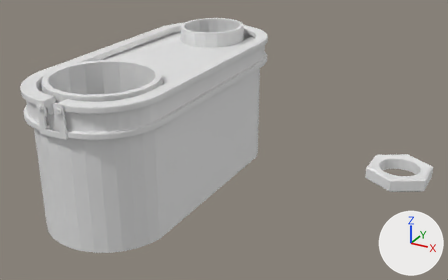
Before and after pictures for a commit that changed the Blender file assets/Placeholders/models/smokestackdouble.blend.
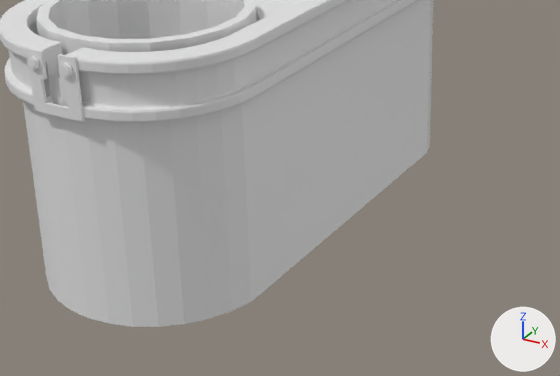
There are two pictures of each version: one whole from a 50 mm lens placed at (14.66, -17.27, 10.47), pointed at (3.43, 3.15, 0.26), one close up on the part from 5% to 74% of the width and 26% to 100% of the height. The axes (+X, +Y, +Z) are drawn at lower right. The lights are the same throughout.
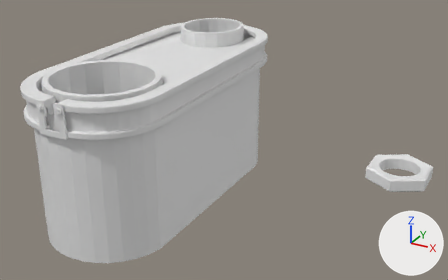
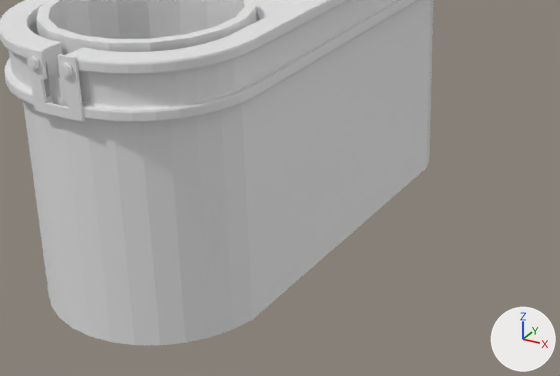
Where the newer file only moved an object's origin or applied its transform, the numbers keep the older frame.

Where the change shows, as pixel boxes (x1, y1, x2, y2) in the close-ups (560 x 376 px):
'Cylinder', reshaped
    before: (23, 0, 433, 327)
    after: (23, 0, 433, 345)

What changed in the scene script:
```text
Change me_cylinder:
    where me_cylinder.from_pydata(...)  # 60 vertices, 30 faces; spans x -0.98..0.98, y -1.0..3.77, z -1.0..1.0
    used by ob_cylinder; location = (0.0, 0.0, 0.0); scale = (2.68, 2.68, 2.68)
    verts and faces of me_cylinder; kept vertices keep their numbers, new ones are numbered from 60
    before: 0 (0.0, 3.77, -1.0), 2 (0.2, 3.75, -1.0), 4 (0.38, 3.69, -1.0), 6 (0.56, 3.6, -1.0), 8 (0.71, 3.48, -1.0)
    before: 10 (0.83, 3.32, -1.0) at pixel (429, 137), 12 (0.92, 3.15, -1.0) at pixel (429, 145), 14 (0.98, 2.96, -1.0) at pixel (426, 152), 16 (0.98, -0.2, -1.0) at pixel (251, 301), 18 (0.92, -0.38, -1.0) at pixel (232, 311)
    before: 20 (0.83, -0.56, -1.0) at pixel (209, 318), 22 (0.71, -0.71, -1.0) at pixel (184, 323), 24 (0.56, -0.83, -1.0) at pixel (158, 326), 26 (0.38, -0.92, -1.0) at pixel (133, 326), 28 (0.2, -0.98, -1.0) at pixel (109, 323)
    before: 30 (0.0, -1.0, -1.0) at pixel (87, 317), 32 (-0.2, -0.98, -1.0) at pixel (70, 309), 34 (-0.38, -0.92, -1.0) at pixel (57, 300), 36 (-0.56, -0.83, -1.0) at pixel (49, 289), 38 (-0.71, -0.71, -1.0) at pixel (46, 277)
    before: 40 (-0.83, -0.56, -1.0), 42 (-0.92, -0.38, -1.0), 44 (-0.98, -0.2, -1.0), 46 (-0.98, 2.96, -1.0), 48 (-0.92, 3.15, -1.0)
    before: 50 (-0.83, 3.32, -1.0), 52 (-0.71, 3.48, -1.0), 54 (-0.56, 3.6, -1.0), 56 (-0.38, 3.69, -1.0), 58 (-0.2, 3.75, -1.0)
    me_cylinder part 1
    add for i in [0, 2, 4, 6, 8, 10, 12, 14, 16, 18, 20, 22, 24, 26, 28, 30, 32, 34, 36, 38, 40, 42, 44, 46, 48, 50, 52, 54, 56, 58]: verts[i] += (0.0, 0.0, -0.17)
    add faces += [(0, 2, 4, 6, 8, 10, 12, 14, 16, 18, 20, 22, 24, 26, 28, 30, 32, 34, 36, 38, 40, 42, 44, 46, 48, 50, 52, 54, 56, 58)]
```
